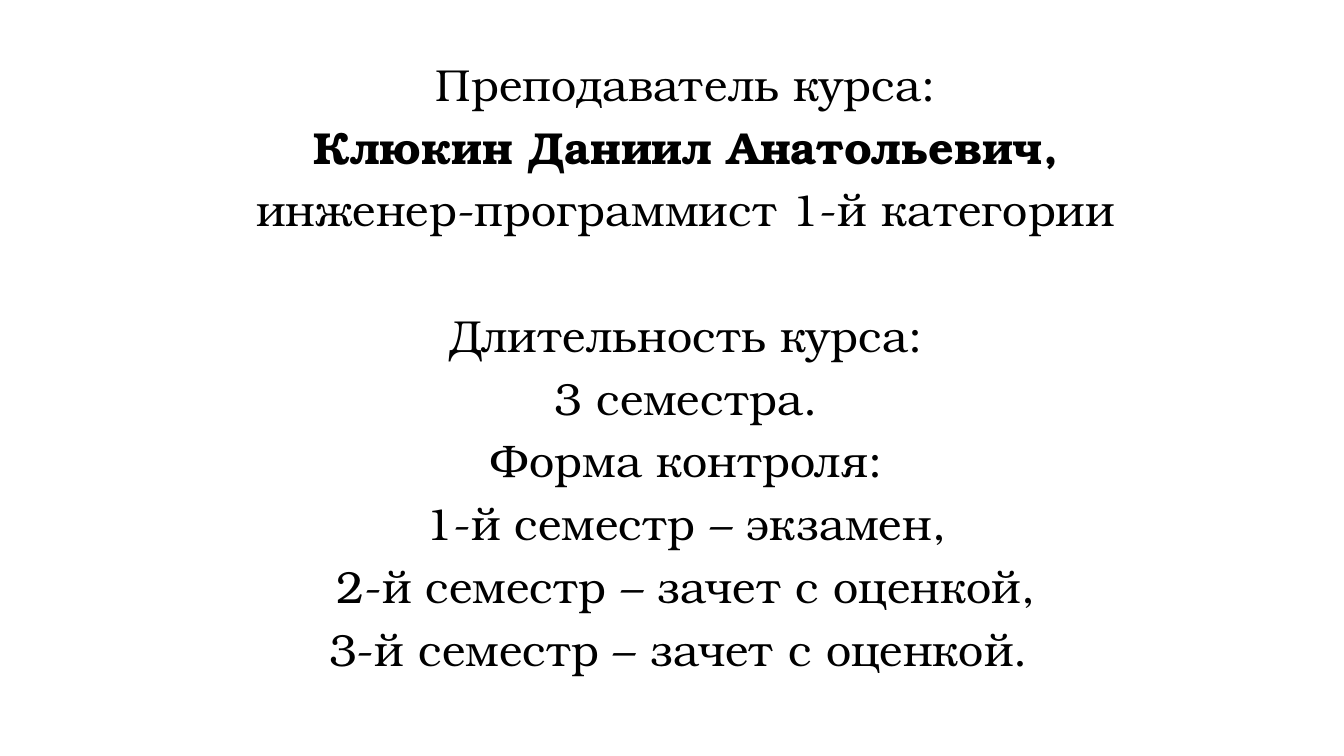
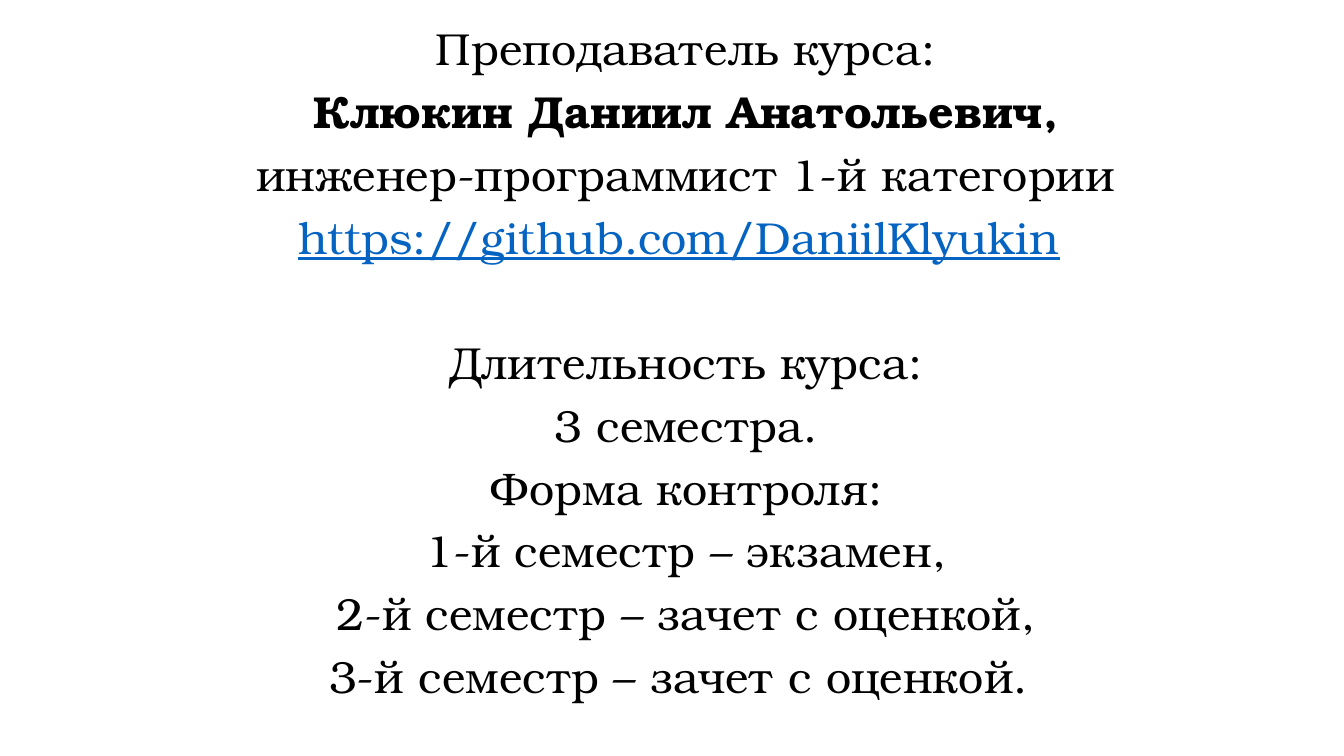
Before and after one commit to DaniilKlyukin/ITiP-1, a slide deck: slide 2 of Лекции/ИТиП 1 лек 1.pptx. Drawn at 1344x756 pixels with LibreOffice and Linux fonts; fonts in the diff are those of the drawing. Boxes give left, top, right and bottom in pixels: in the first picture for what was removed or moved away, otherwise in the second. Text is boxed around its words. In the diff, an @@ line names an element or a change of style, - is before the commit and + after.

```diff
--- a/Лекции/ИТиП 1 лек 1.pptx
+++ b/Лекции/ИТиП 1 лек 1.pptx
@@ text "Преподаватель курса:": place and size @@
-text "Преподаватель курса:" at bbox=[256, 70, 1115, 677]
+text "Преподаватель курса:" at bbox=[256, 34, 1115, 704]
@@ text at bbox=[298, 222, 1059, 264]: paragraph added @@
+https://github.com/DaniilKlyukin
```
